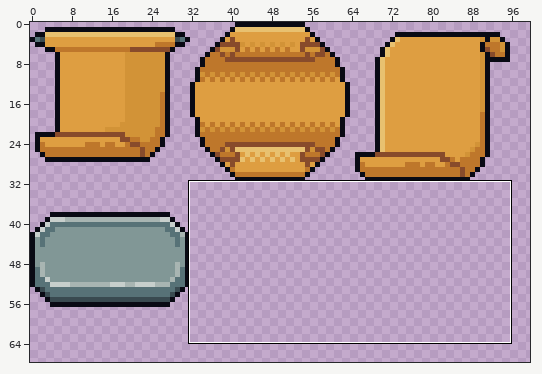
Two versions of one pixel-art file, art/ui.aseprite. Above, an overview of the earlier version with the close-up marked.
Close-up. Old version:
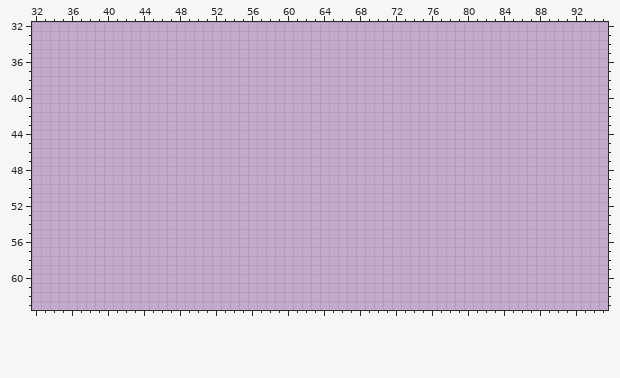
100x100 pixels, 1 frame. Shown: x 32..95, y 32..63. The wide view leaves out empty margins.
New version:
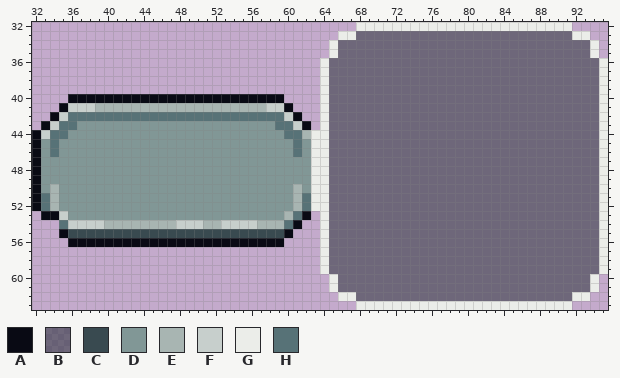
Palette (. is transparent): A #090a14  B #232d3489  C #394a50  D #819796  E #a8b5b2  F #c7cfcc  G #ebede9  H #577277
What changed:
y 32: x 68..91 ........................ -> GGGGGGGGGGGGGGGGGGGGGGGG
y 33: x 66..93 ............................ -> GGBBBBBBBBBBBBBBBBBBBBBBBBGG
y 34..35: x 65..94 .............................. -> GBBBBBBBBBBBBBBBBBBBBBBBBBBBBG
y 36..39: x 64..95 ................................ -> GBBBBBBBBBBBBBBBBBBBBBBBBBBBBBBG
y 40: x 36..59 ........................ -> AAAAAAAAAAAAAAAAAAAAAAAA; x 64..95 ................................ -> GBBBBBBBBBBBBBBBBBBBBBBBBBBBBBBG
y 41: x 35..60 .......................... -> AFFFEEEEEEEEEEEEEEEEEEEFFA; x 64..95 ................................ -> GBBBBBBBBBBBBBBBBBBBBBBBBBBBBBBG
y 42: x 34..61 ............................ -> AFHHHHHHHHHHHHHHHHHHHHHHHHFA; x 64..95 ................................ -> GBBBBBBBBBBBBBBBBBBBBBBBBBBBBBBG
y 43: x 33..62 .............................. -> AFHHDDDDDDDDDDDDDDDDDDDDDDHHFA; x 64..95 ................................ -> GBBBBBBBBBBBBBBBBBBBBBBBBBBBBBBG
y 44: x 32..95 ................................................................ -> AFHHDDDDDDDDDDDDDDDDDDDDDDDDHHEGGBBBBBBBBBBBBBBBBBBBBBBBBBBBBBBG
y 45..46: x 32..95 ................................................................ -> ADHDDDDDDDDDDDDDDDDDDDDDDDDDDHDGGBBBBBBBBBBBBBBBBBBBBBBBBBBBBBBG
y 47..49: x 32..95 ................................................................ -> ADDDDDDDDDDDDDDDDDDDDDDDDDDDDDDGGBBBBBBBBBBBBBBBBBBBBBBBBBBBBBBG
y 50: x 32..95 ................................................................ -> ADEDDDDDDDDDDDDDDDDDDDDDDDDDDEDGGBBBBBBBBBBBBBBBBBBBBBBBBBBBBBBG
y 51..52: x 32..95 ................................................................ -> AHEDDDDDDDDDDDDDDDDDDDDDDDDDDEHGGBBBBBBBBBBBBBBBBBBBBBBBBBBBBBBG
y 53: x 33..62 .............................. -> AAFDDDDDDDDDDDDDDDDDDDDDDDDEHA; x 64..95 ................................ -> GBBBBBBBBBBBBBBBBBBBBBBBBBBBBBBG
y 54: x 35..61 ........................... -> HFFFFEEEEEEEEFFFEEFFFFEEEHA; x 64..95 ................................ -> GBBBBBBBBBBBBBBBBBBBBBBBBBBBBBBG
y 55: x 35..60 .......................... -> ACCCCCCCCCCCCCCCCCCCCCCCCA; x 64..95 ................................ -> GBBBBBBBBBBBBBBBBBBBBBBBBBBBBBBG
y 56: x 36..59 ........................ -> AAAAAAAAAAAAAAAAAAAAAAAA; x 64..95 ................................ -> GBBBBBBBBBBBBBBBBBBBBBBBBBBBBBBG
y 57..59: x 64..95 ................................ -> GBBBBBBBBBBBBBBBBBBBBBBBBBBBBBBG
y 60..61: x 65..94 .............................. -> GBBBBBBBBBBBBBBBBBBBBBBBBBBBBG
y 62: x 66..93 ............................ -> GGBBBBBBBBBBBBBBBBBBBBBBBBGG
y 63: x 68..91 ........................ -> GGGGGGGGGGGGGGGGGGGGGGGG
Where, in picture pixels (left, top, right, bottom), the same in both close-ups:
added: (32, 22, 608, 310)
